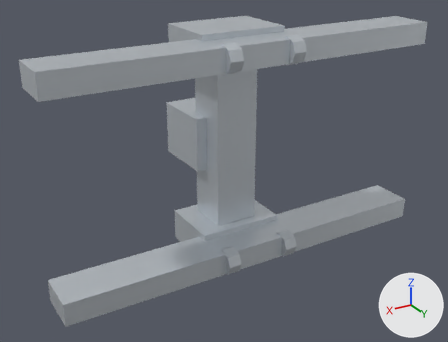
The glTF model public/assets/machines/overhead-gantry-system/stage-0.gltf: old version first, new version second.
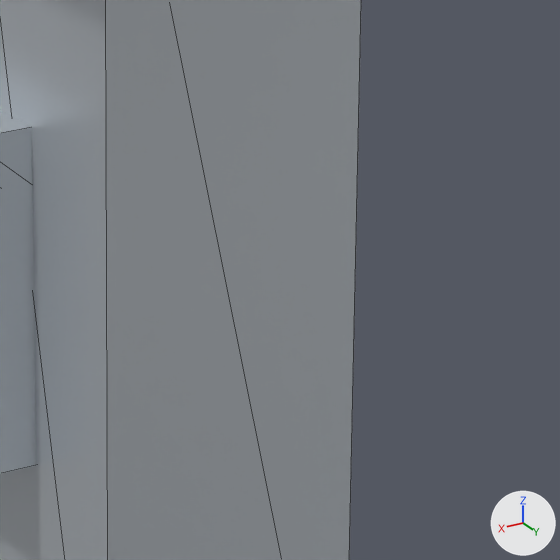
Each version is shown whole from a 50 mm camera at (277.8, 420.0, 199.4) aimed at (8.4, -29.0, -25.1), then close up on the part from 45% to 64% of the width and 29% to 54% of the height. Arrows for +X, +Y and +Z are at lower right; the lights stay in place. The first two pictures are the older version. The close-ups show mesh edges as thin lines.

Script lines for the objects in view, before the commit:
```python
me_mesh_geometry = bpy.data.meshes.new('Mesh_Geometry')
me_mesh_geometry.from_pydata(...)  # 210 vertices, 360 faces; spans x -180.0..180.0, y -100.0..27.0, z -105.0..105.0
me_mesh_geometry.materials.append(mat_pbr_standard)  # white #dae1e7
ob_mesh = bpy.data.objects.new('Mesh', me_mesh_geometry)
ob_mesh.location = (0.0, 0.0, 0.0)
```
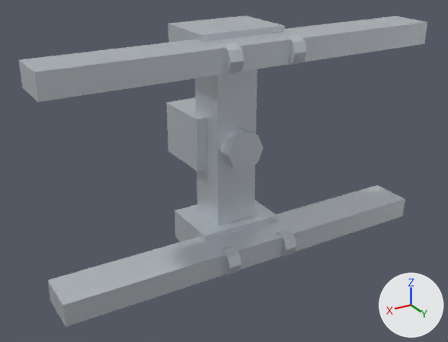
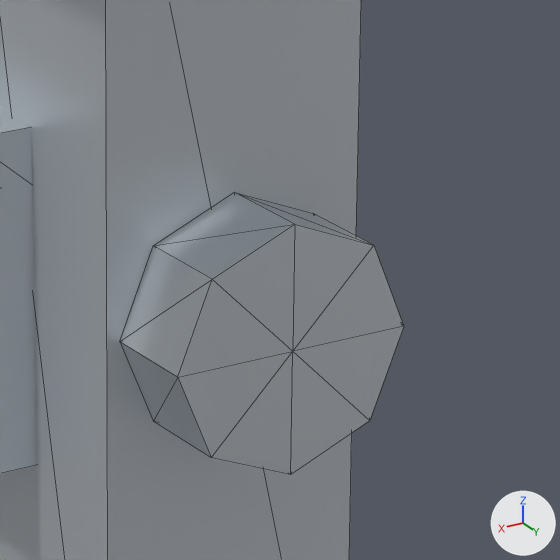
Pixel boxes [x1, y1, x2, y2] of what changed, in the close-ups (560 x 560 px; the box of a moved part takes in the faces that stretch with it):
'Mesh', reshaped
    before: [0, 0, 361, 560]
    after: [0, 0, 404, 560]
part 1 of me_mesh_geometry, moved or reshaped (not visible before)
    after: [120, 192, 404, 475]

Diff of the bpy script that builds the scene:
```diff
--- a/public/assets/machines/overhead-gantry-system/stage-0.gltf.py
+++ b/public/assets/machines/overhead-gantry-system/stage-0.gltf.py
@@ me_mesh_geometry @@
 me_mesh_geometry.from_pydata(...)  # 210 vertices, 360 faces; spans x -180.0..180.0, y -100.0..27.0, z -105.0..105.0
 # used by ob_mesh; location = (0.0, 0.0, 0.0)
+# me_mesh_geometry part 1: the loose piece of 18 vertices spanning x -18.0..18.0, y -40.0..-25.0, z -18.0..18.0 is moved by (0.0, 20.0, 0.0)
 me_mesh_geometry.materials.append(mat_pbr_standard)
```
